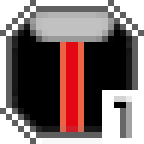
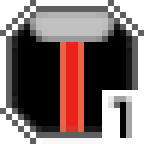
Revision of a layered 144×144 image; what changed, layer by layer:
painted on "Level" over [108, 96, 132, 138]
painted on "Disruptor Kling" over [66, 42, 78, 132]
